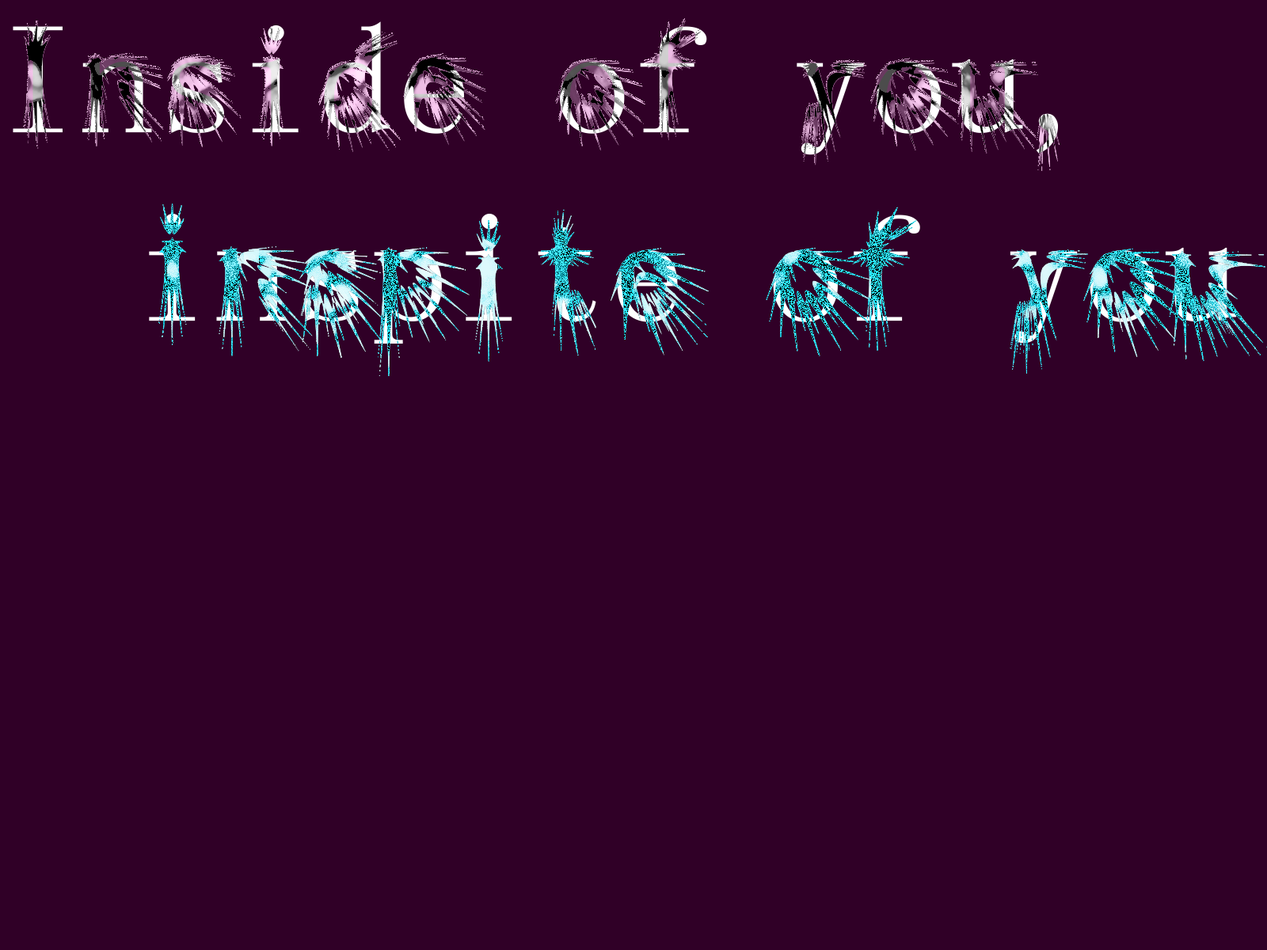
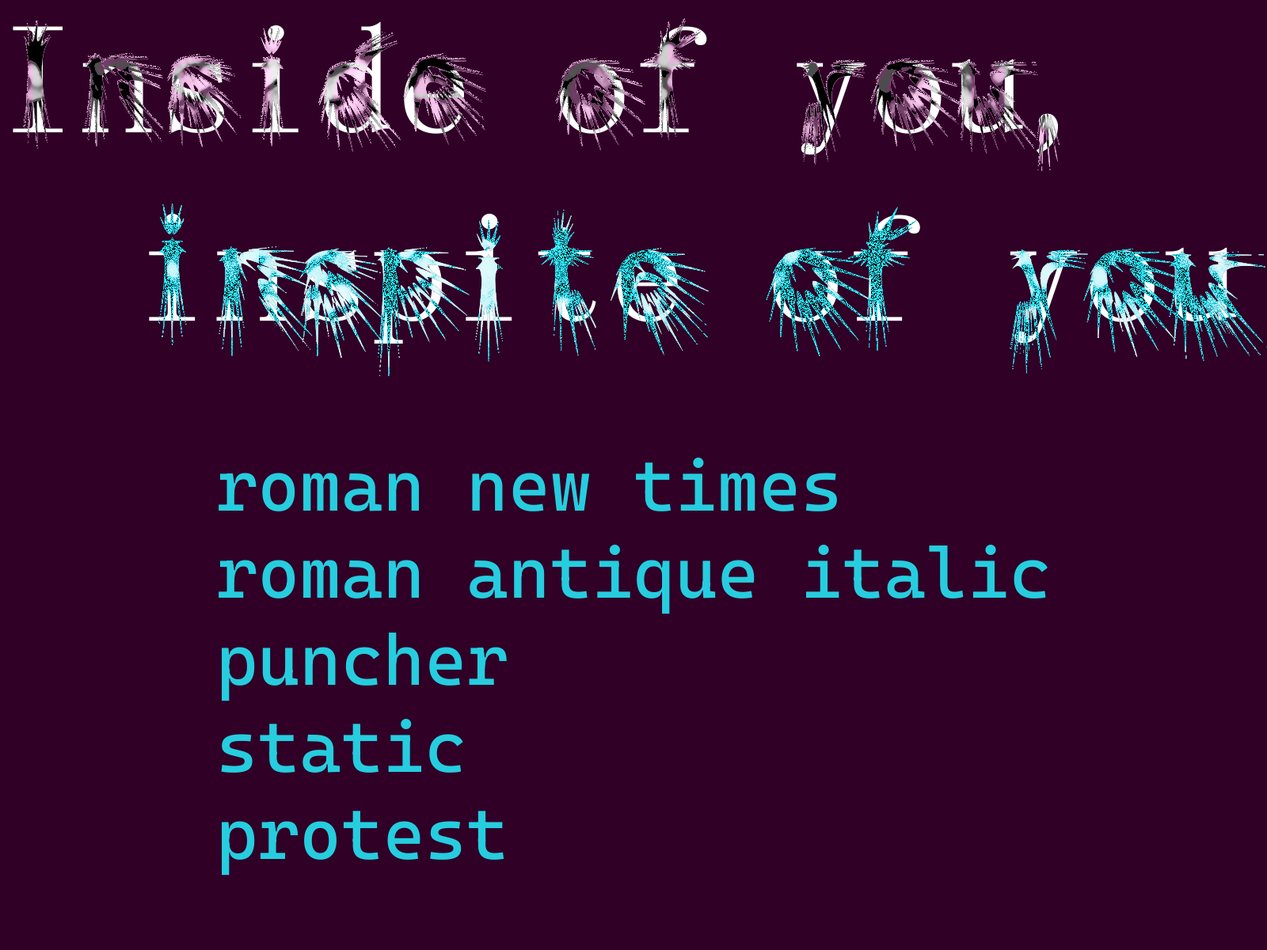
Layers edited between the first and the second 1267 × 950 image:
pixels changed over [218, 207, 1217, 876] (layer not identified)
